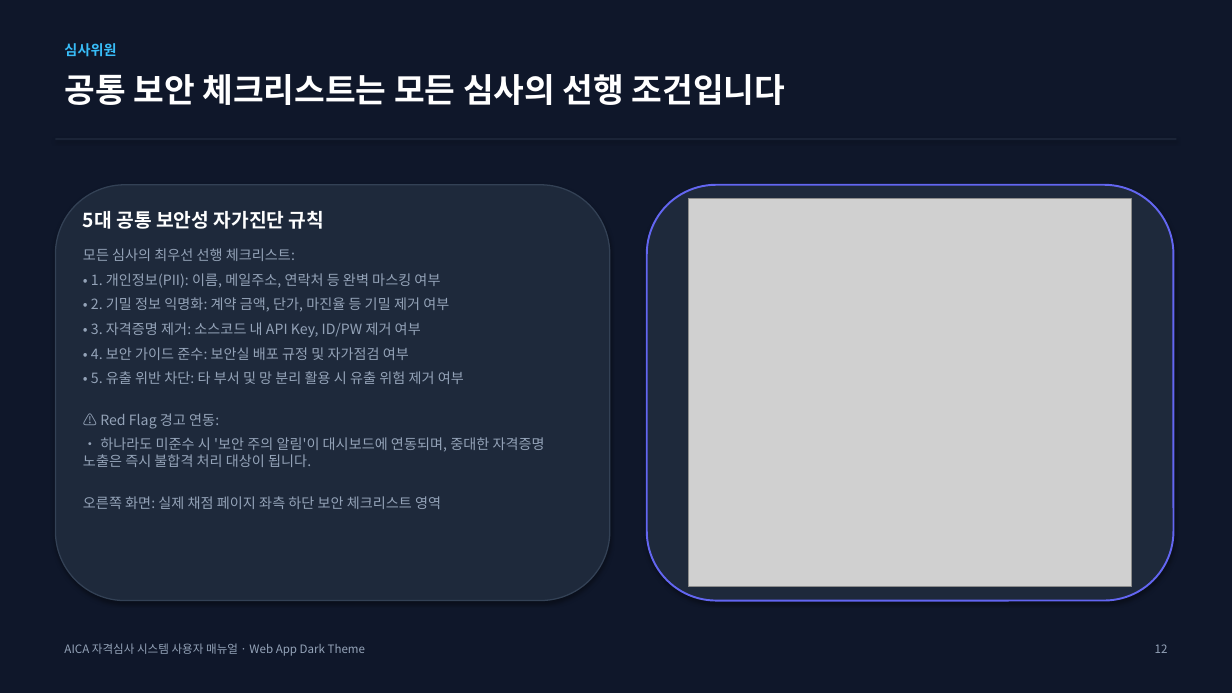
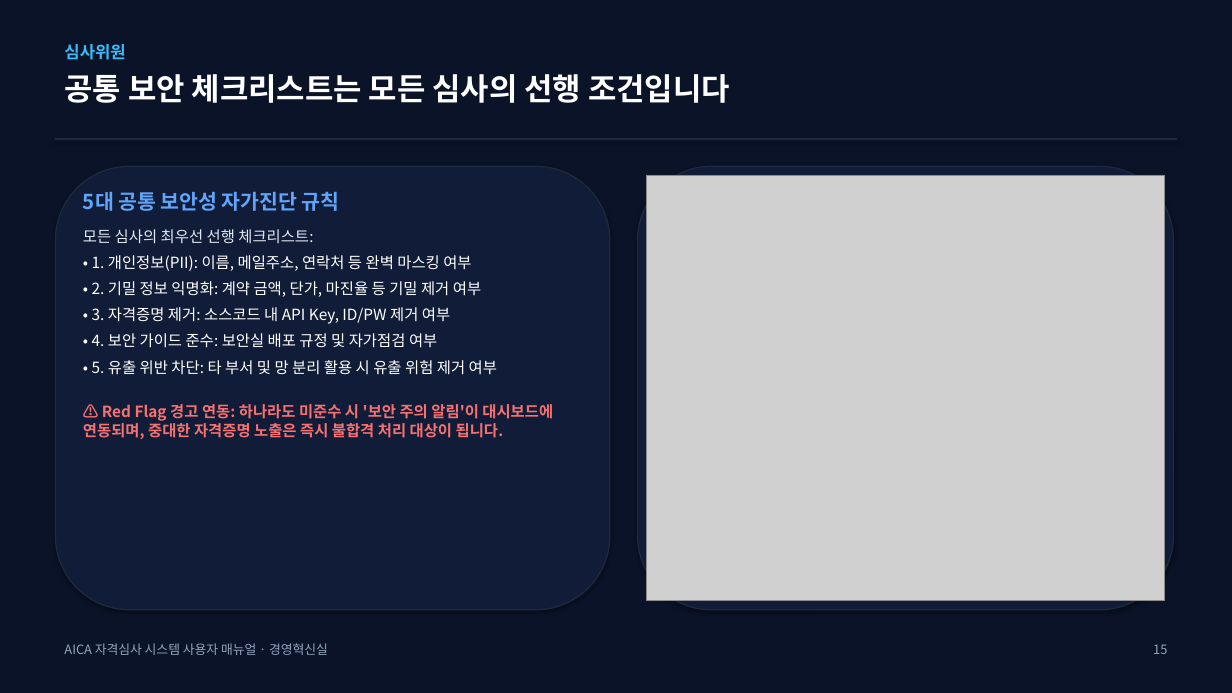
Before and after one commit to teckyun73/AICA_COMPETENCY, a slide deck: slide 15 of AICA_System_User_Manual.pptx (slide 13 before the commit). Drawn at 1232x693 pixels with LibreOffice and Linux fonts; fonts in the diff are those of the drawing; grey boxes stand for pictures. Boxes give left, top, right and bottom in pixels: in the first picture for what was removed or moved away, otherwise in the second. Text is boxed around its words. In the diff, an @@ line names an element or a change of style, - is before the commit and + after.

Commit message:
style: redesign user manual PPTX and PDF to match exact 20-page dark slate design theme of attached document

```diff
--- a/AICA_System_User_Manual.pptx
+++ b/AICA_System_User_Manual.pptx
@@ background #0F172A to #0B1329 @@
@@ text "심사위원" at [64,44,125,60]: size 11 to 13 pt @@
@@ text "공통 보안 체크리스트는 모든 심사의 ..." at [64,74,730,103]: size 26 to 24 pt @@
@@ rounded rectangle: place and size @@
-rounded rectangle at [55,185,610,601]
+rounded rectangle at [55,166,610,610]
@@ rounded rectangle at [55,166,610,610]: fill #1E293B to #111C38; outline #334155 1 pt to #1E293B 1 pt @@
@@ rounded rectangle: place and size @@
-rounded rectangle at [647,185,1174,601]
+rounded rectangle at [638,166,1174,610]
@@ rounded rectangle at [638,166,1174,610]: fill #1E293B to #111C38; outline #6366F1 1.5 pt to #1E293B 1 pt @@
@@ picture: place and size @@
-picture at [689,199,1132,587]
+picture at [647,176,1165,601]
@@ text "5대 공통 보안성 자가진단 규칙": place and size @@
-text "5대 공통 보안성 자가진단 규칙" at [83,211,545,509]
+text "5대 공통 보안성 자가진단 규칙" at [83,191,553,439]
@@ text at [83,191,497,375]: size 15 to 16 pt, text colour #FFFFFF to #60A5FA in "5대 공통 보안성 자가진단 규칙"; size 11 to 12 pt in "모든 심사의 최우선 선행 체크리스트:", "• 1. 개인정보(PII): 이름, 메일주소, 연락처 등 ...", "• 2. 기밀 정보 익명화: 계약 금액, ...", "• 3. 자격증명 제거: 소스코드 내 API ..." and 2 more places; text colour #94A3B8 to #E2E8F0 in "모든 심사의 최우선 선행 체크리스트:"; text colour #94A3B8 to #FFFFFF in "• 1. 개인정보(PII): 이름, 메일주소, 연락처 등 ...", "• 2. 기밀 정보 익명화: 계약 금액, ...", "• 3. 자격증명 제거: 소스코드 내 API ...", "• 4. 보안 가이드 준수: 보안실 배포 ..." and 1 more places; less space between paragraphs @@
@@ text at [83,404,553,439]: text changed; size 11 to 12 pt; text colour #94A3B8 to #F87171; bold on @@
-⚠️ Red Flag 경고 연동:
-• 하나라도 미준수 시 '보안 주의 알림'이 대시보드에 연동되며, 중대한 자격증명 노출은 즉시 불합격 처리 대상이 됩니다.
-오른쪽 화면: 실제 채점 페이지 좌측 하단 보안 체크리스트 영역
+⚠️ Red Flag 경고 연동: 하나라도 미준수 시 '보안 주의 알림'이 대시보드에 연동되며, 중대한 자격증명 노출은 즉시 불합격 처리 대상이 됩니다.
@@ text at [64,643,328,655]: text changed; size 9 to 10 pt @@
-AICA 자격심사 시스템 사용자 매뉴얼 · Web App Dark Theme
+AICA 자격심사 시스템 사용자 매뉴얼 · 경영혁신실
@@ text at [1153,644,1167,654]: text changed; size 9 to 10 pt @@
-12
+15
```
Also in this commit, not shown: 15 other slides changed, 4 slides added, 1 slide removed, 23 other files.
